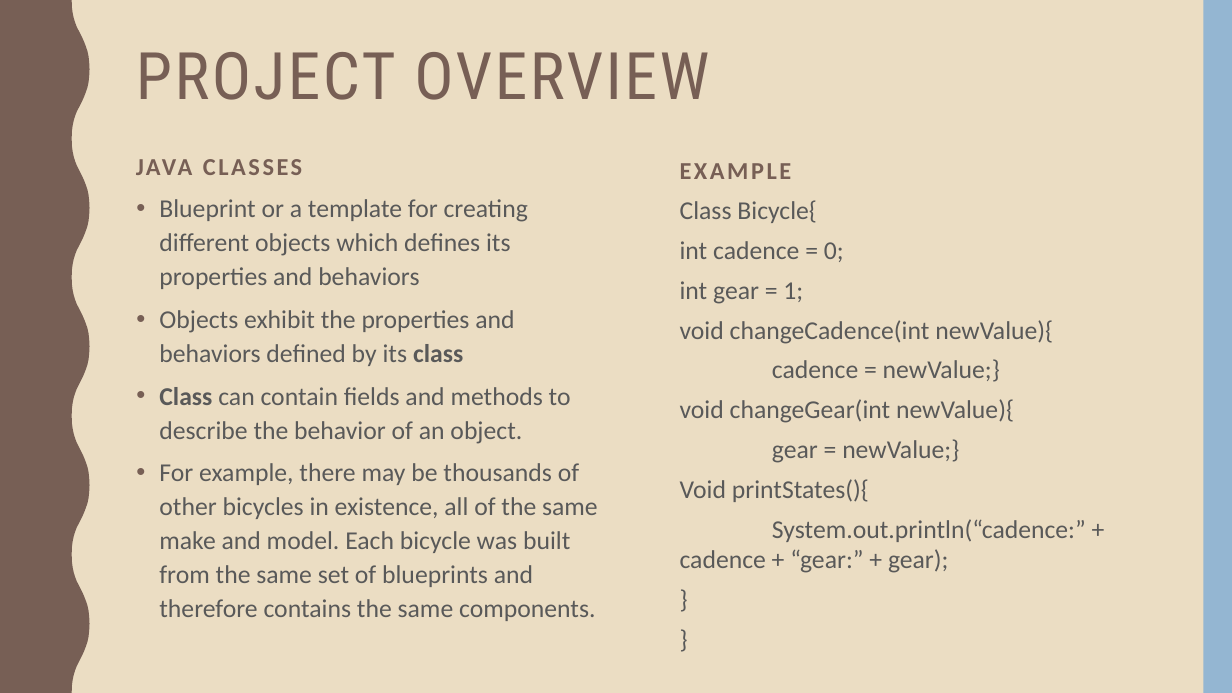
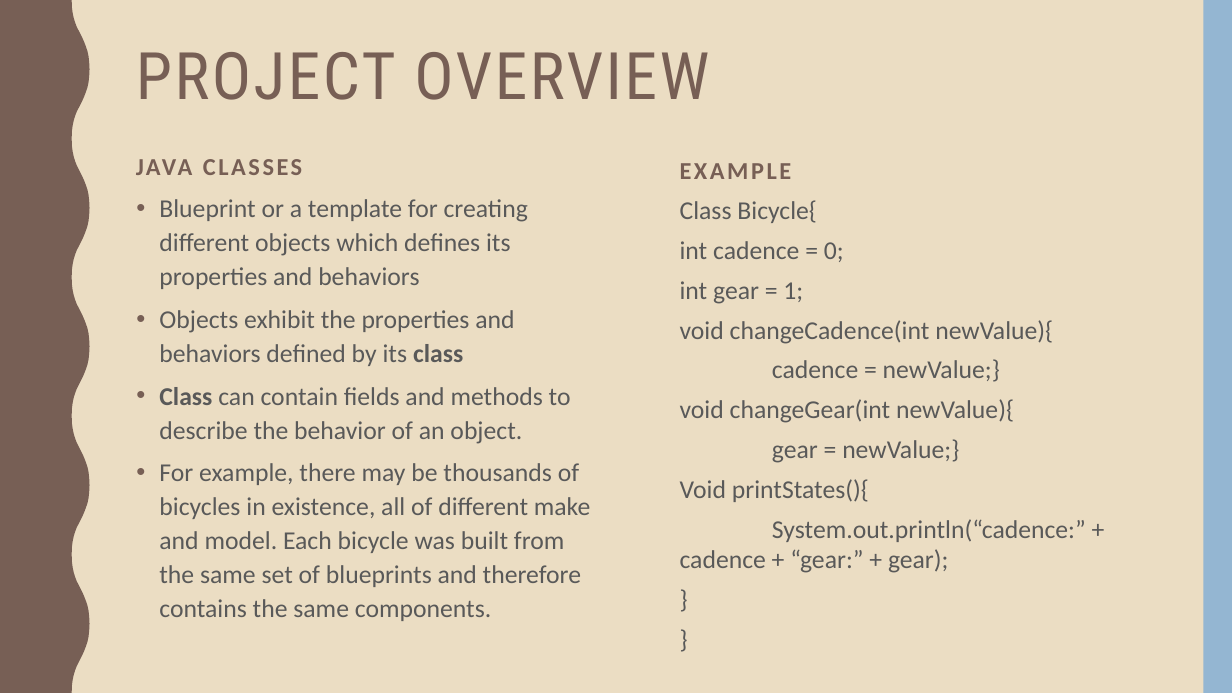
Before and after one commit to TolentinoDev/java_classes_and_methods, a slide deck: slide 4 of Presentation.pptx (slide 2 before the commit). Drawn at 1232x693 pixels with LibreOffice and Linux fonts; fonts in the diff are those of the drawing. Boxes give left, top, right and bottom in pixels: in the first picture for what was removed or moved away, otherwise in the second. Text is boxed around its words. In the diff, an @@ line names an element or a change of style, - is before the commit and + after.

```diff
--- a/Presentation.pptx
+++ b/Presentation.pptx
@@ text at bbox=[159, 463, 590, 621]: text changed @@
-• For example, there may be thousands of other bicycles in existence, all of the same make and model. Each bicycle was built from the same set of blueprints and therefore contains the same components.
+• For example, there may be thousands of bicycles in existence, all of different make and model. Each bicycle was built from the same set of blueprints and therefore contains the same components.
```
Also in this commit, not shown: 1 other slide changed, 2 slides added.
